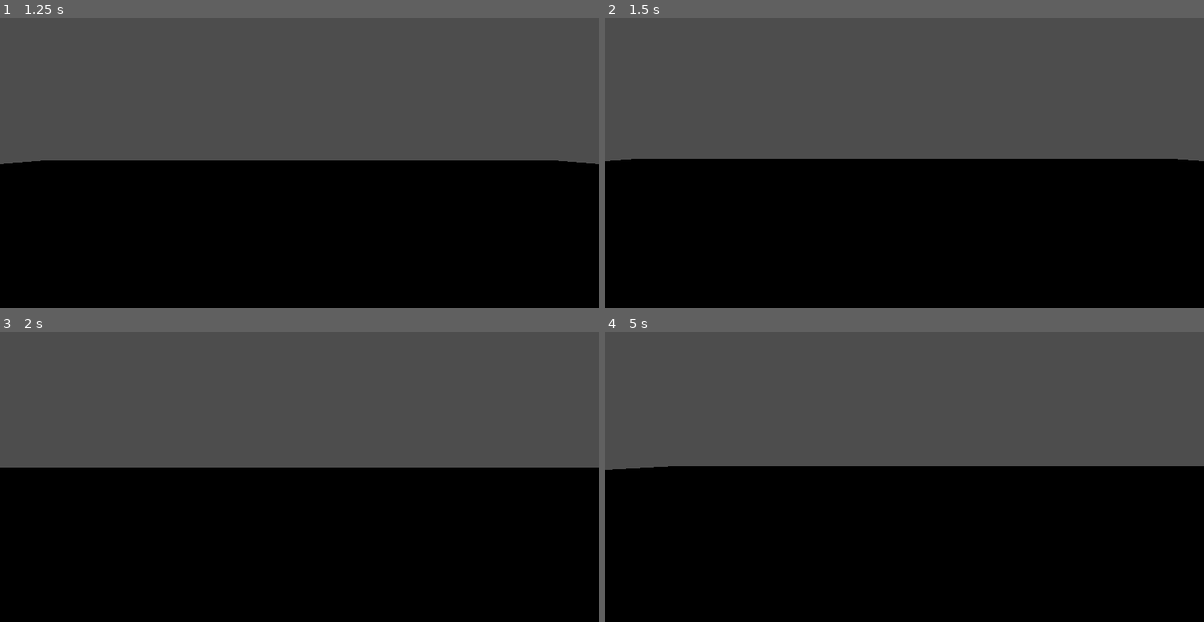
Above: before the commit, frames 1-4 (two rows, left to right).
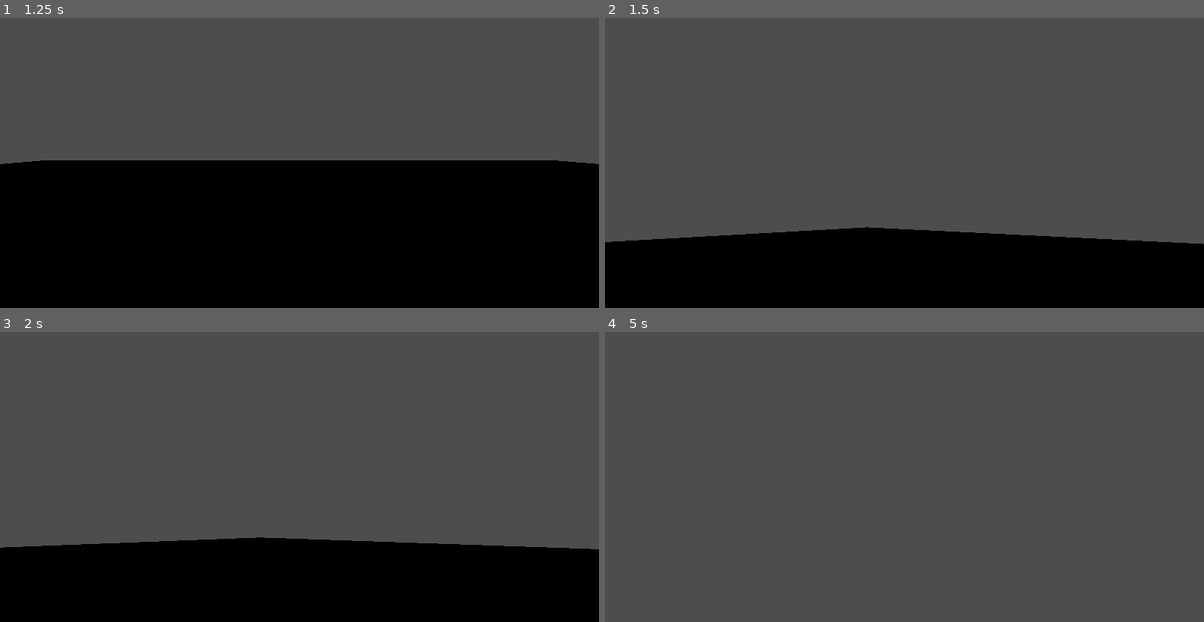
Above: after the commit, the same moments.

Repository: DarquesTheo/Jam
Game: Godot game, scene res://baseplate.tscn
Same seed, same stepped clock (60 frames per second), same inputs: the game is played once before the commit and once after it. This scene is started directly instead of the project's main scene.
Inputs (mouse positions are in pixels of both pictures, inside the frame that each line leads up to):
- Up to frame 1 (1.25 s): move the mouse to (269, 206) at 0.52 s; hold W (move_forward) from 0.53 s (still down); click (269, 206) at 0.67 s; tap Space (jump) at 0.77 s
- Up to frame 2 (1.5 s): keep holding W (move_forward); tap Enter at 1.25 s; move the mouse to (1084, 189) at 1.27 s; click (1084, 189) at 1.42 s
- Up to frame 3 (2 s): keep holding W (move_forward); tap Space (jump) at 1.52 s
- Up to frame 4 (5 s): move the mouse to (724, 404) at 2.02 s; release W (move_forward) at 2.03 s; hold A (move_left) 2.03-3.53 s; click (724, 404) at 2.17 s; tap Space (jump) at 2.75, 3.02, 3.77, 4.52 s; move the mouse to (934, 453) at 2.77 s; click (934, 453) at 2.92 s; move the mouse to (814, 369) at 3.52 s; hold S (move_back) 3.53-4.28 s; click (814, 369) at 3.67 s; tap Escape (ui_cancel) at 4.15 s; move the mouse to (1036, 436) at 4.27 s; hold D (move_right) from 4.28 s (still down); click (1036, 436) at 4.42 s

Frame 1 is identical in both runs. In frame 2, 26% of the frame differs, in the area x 0-100%, y 48-79%; in frame 3, 26%; in frame 4, 54%, in the area x 0-100%, y 46-100%.

Commit message:
Added player movement, cam movement

Diff:
--- a/Player.gd
+++ b/Player.gd
@@ -6,7 +6,19 @@
 
 # Get the gravity from the project settings to be synced with RigidBody nodes.
 var gravity = ProjectSettings.get_setting("physics/3d/default_gravity")
+@onready var neck := $Neck
+@onready var camera := $Neck/Camera3D
 
+func _unhandled_input(event):
+	if event is InputEventMouseButton:
+		Input.set_mouse_mode(Input.MOUSE_MODE_CAPTURED)
+	elif event.is_action_pressed("ui_cancel"):
+		Input.set_mouse_mode(Input.MOUSE_MODE_VISIBLE)
+	if Input.get_mouse_mode() == Input.MOUSE_MODE_CAPTURED:
+		if event is InputEventMouseMotion:
+			neck.rotate_y(-event.relative.x * 0.01)
+			camera.rotate_x(-event.relative.y * 0.01)
+			camera.rotation.x = clamp(camera.rotation.x, deg_to_rad(-30), deg_to_rad(60))
 
 func _physics_process(delta):
 	# Add the gravity.
@@ -20,7 +32,7 @@
 	# Get the input direction and handle the movement/deceleration.
 	# As good practice, you should replace UI actions with custom gameplay actions.
 	var input_dir = Input.get_vector("move_left", "move_right", "move_forward", "move_back")
-	var direction = (transform.basis * Vector3(input_dir.x, 0, input_dir.y)).normalized()
+	var direction = (neck.transform.basis * Vector3(input_dir.x, 0, input_dir.y)).normalized()
 	if direction:
 		velocity.x = direction.x * SPEED
 		velocity.z = direction.z * SPEED
